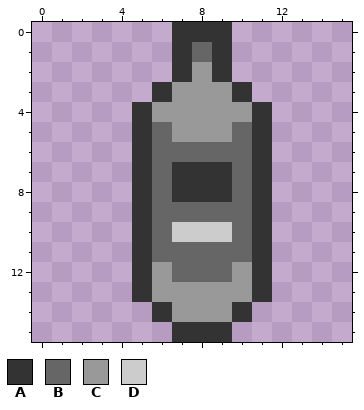
One commit to this pixel-art sprite: Assets/Sprites/Items/Soylent.png. Above is the file before it was changed.
The file is 16x16 pixels.
Palette (. is transparent): A #333333  B #666666  C #999999  D #cccccc
Pixels before, first column x 5:
 0 ..AAA..
 1 ..ABA..
 2 ..ACA..
 3 .ACCCA.
 4 ACCCCCA
 5 ABCCCBA
 6 ABBBBBA
 7 ABAAABA
 8 ABAAABA
 9 ABBBBBA
10 ABDDDBA
11 ABBBBBA
12 ACBBBCA
13 ACCCCCA
14 .ACCCA.
15 ..AAA..
New version:
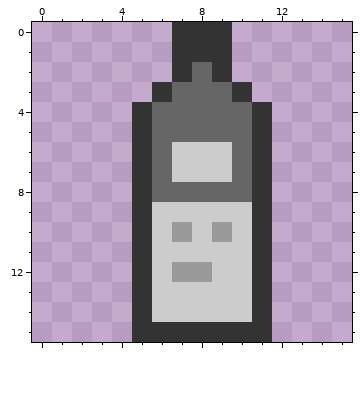
The edit:
{"y":1,"x":8,"old":"B","new":"A"}
{"y":2,"x":8,"old":"C","new":"B"}
{"y":3,"x":7,"old":"CCC","new":"BBB"}
{"y":4,"x":6,"old":"CCCCC","new":"BBBBB"}
{"y":5,"x":7,"old":"CCC","new":"BBB"}
{"y":6,"x":7,"old":"BBB","new":"DDD"}
{"y":7,"x":7,"old":"AAA","new":"DDD"}
{"y":8,"x":7,"old":"AAA","new":"BBB"}
{"y":9,"x":6,"old":"BBBBB","new":"DDDDD"}
{"y":10,"x":6,"old":"BD","new":"DC"}
{"y":10,"x":9,"old":"DB","new":"CD"}
{"y":11,"x":6,"old":"BBBBB","new":"DDDDD"}
{"y":12,"x":6,"old":"CBBBC","new":"DCCDD"}
{"y":13,"x":6,"old":"CCCCC","new":"DDDDD"}
{"y":14,"x":5,"old":".ACCCA.","new":"ADDDDDA"}
{"y":15,"x":5,"old":"..","new":"AA"}
{"y":15,"x":10,"old":"..","new":"AA"}
{"label":"changed","picture_box":[132,42,272,342]}
